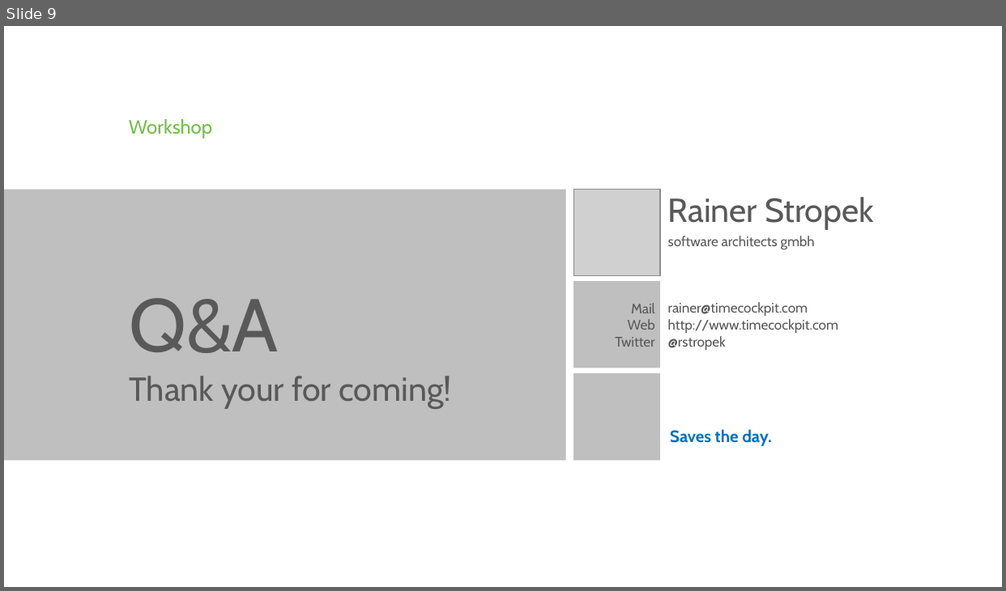
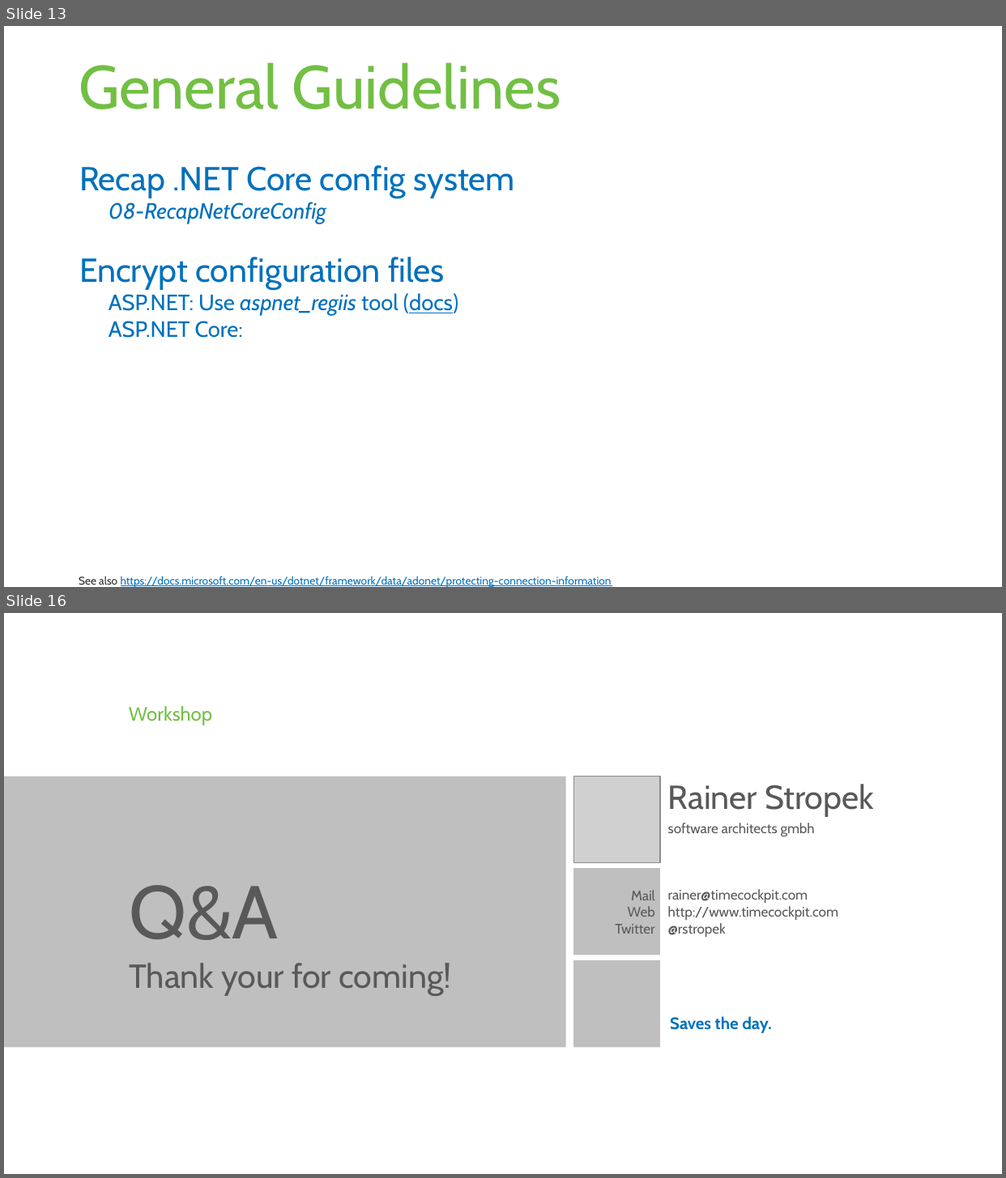
Before and after one commit to rstropek/SecureCodingDotNet, a slide deck: Slides/Secure-Coding-Dot-Net.pptx. Shown one above the other, each under a label of ours: slide 9 before the commit, slides 13 and 16 after it; the slides between them are not shown. The pictures are 1006x591 and 1006x1178 pixels, drawn with LibreOffice and Linux fonts; fonts in the diff are those of the drawing; grey boxes stand for pictures; background and template pictures are left out. Boxes give left, top, right and bottom in pixels: in the first picture for what was removed or moved away, otherwise in the second. Text is boxed around its words. In the diff, an @@ line names an element or a change of style, - is before the commit and + after.

```diff
--- a/Slides/Secure-Coding-Dot-Net.pptx
+++ b/Slides/Secure-Coding-Dot-Net.pptx
@@ slide 13 added at (4,26,1002,587), background #FFFFFF @@
@@ title added at (79,62,560,109), 44 pt, text #72BF44 @@
+General Guidelines
@@ text added at (79,165,514,338), 16 pt, text #0071BC @@
+Recap .NET Core config system
+  08-RecapNetCoreConfig
+Encrypt configuration files
+  ASP.NET: Use aspnet_regiis tool (docs)
+  ASP.NET Core:
@@ text added at (79,576,612,587), 8 pt, text #0070C0, underline @@
+See also https://docs.microsoft.com/en-us/dotnet/framework/data/adonet/protecting-connection-information
@@ what was slide 9 is now slide 16 @@
```
Also in this commit, not shown: 2 slides changed, 7 other slides added, 1 slide removed, 17 other files.
